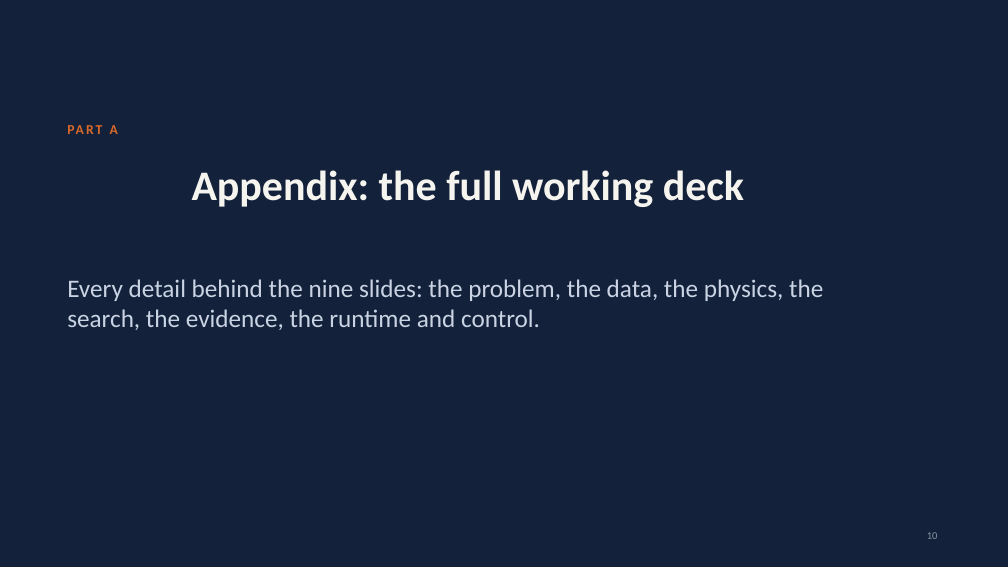
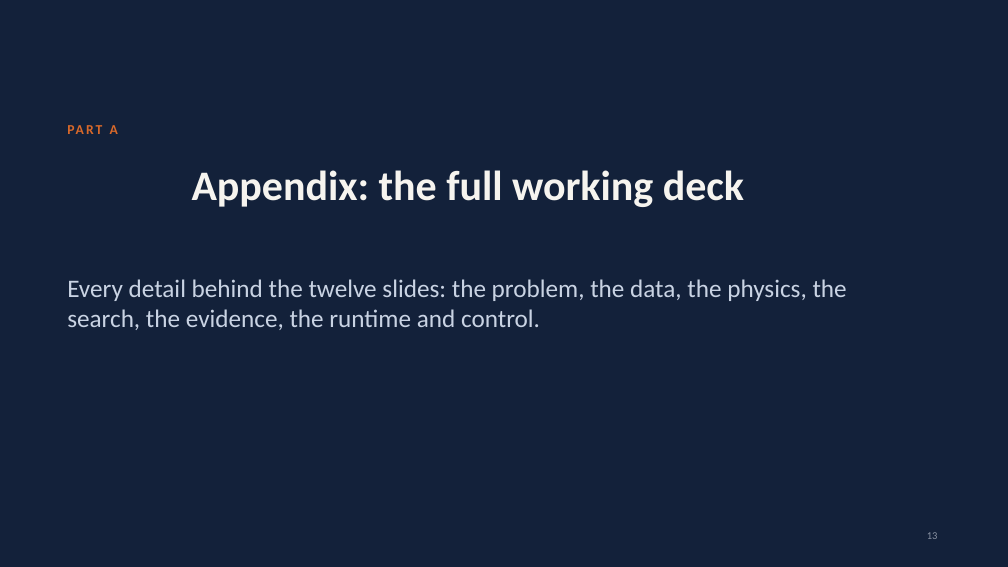
Before and after one commit to srivathsanb14/working-code, a slide deck: slide 13 of docs/One_Controller_for_Every_Building_meeting.pptx (slide 10 before the commit). Drawn at 1008x567 pixels with LibreOffice and Linux fonts; fonts in the diff are those of the drawing. Boxes give left, top, right and bottom in pixels: in the first picture for what was removed or moved away, otherwise in the second. Text is boxed around its words. In the diff, an @@ line names an element or a change of style, - is before the commit and + after.

```diff
--- a/docs/One_Controller_for_Every_Building_meeting.pptx
+++ b/docs/One_Controller_for_Every_Building_meeting.pptx
@@ text at bbox=[67, 279, 847, 330]: text changed @@
-Every detail behind the nine slides: the problem, the data, the physics, the search, the evidence, the runtime and control.
+Every detail behind the twelve slides: the problem, the data, the physics, the search, the evidence, the runtime and control.
```
Also in this commit, not shown: 132 other slides changed, 3 slides added, 8 other files.
